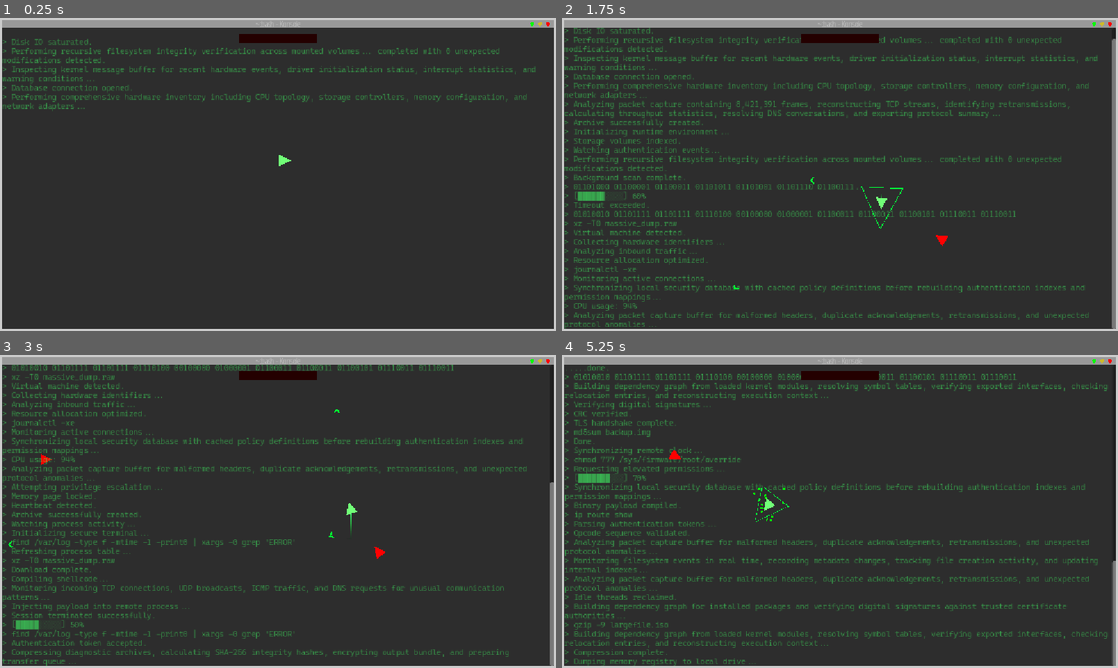
Above: before the commit, frames 1-4 (two rows, left to right).
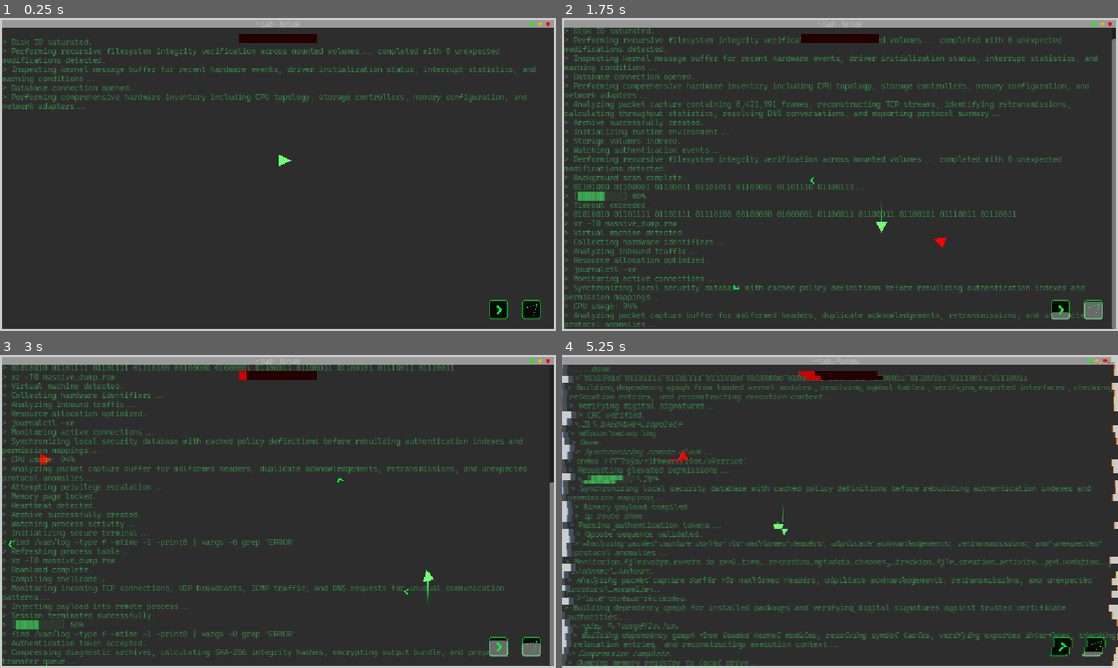
Above: after the commit, the same moments.

Repository: ArnavB67/PolyHack
Game: Godot game, scene res://Scenes/Level.tscn
The game is run twice, just before and just after one commit, with the same random seed, the same clock (stepped at 60 frames per second) and the same inputs.
Inputs (mouse positions are in pixels of both pictures, inside the frame that each line leads up to):
- Up to frame 1 (0.25 s): no input
- Up to frame 2 (1.75 s): tap Enter at 0.5 s; move the mouse to (840, 177) at 0.52 s; hold D (Right) 0.53-1.28 s; tap X (Shockwave) at 0.6, 1.55 s; click (840, 177) at 0.8 s; move the mouse to (728, 190) at 1.27 s; hold S (Down) from 1.28 s (still down); click (728, 190) at 1.35 s
- Up to frame 3 (3 s): move the mouse to (333, 442) at 2.02 s; release S (Down) at 2.03 s; hold D (Right) 2.03-2.78 s; tap X (Shockwave) at 2.1 s; click (333, 442) at 2.3 s; move the mouse to (250, 574) at 2.77 s; hold W (Up) from 2.78 s (still down); click (250, 574) at 2.85 s
- Up to frame 4 (5.25 s): tap X (Shockwave) at 3.05, 4.55, 5.1 s; move the mouse to (1006, 558) at 3.52 s; release W (Up) at 3.53 s; hold A (Left) 3.53-5.03 s; tap Alt at 3.6 s; click (1006, 558) at 3.8 s; move the mouse to (673, 464) at 4.27 s; tap Shift at 4.35 s; move the mouse to (867, 511) at 5.02 s; hold S (Down) from 5.03 s (still down)

The runs differ from the first frame. In frame 1, 0.4% of the frame differs, in the area x 88-98%, y 90-97%; in frame 2, 0.6%; in frame 3, 0.7%; in frame 4, 15%, in the area x 0-100%, y 0-100%.

Commit message:
Added Cooldown
Added cooldowns to player ability and a visual representation of cooldowns

Diff:
--- a/Scenes/player.tscn
+++ b/Scenes/player.tscn
@@ -7,6 +7,18 @@
 
 [sub_resource type="StyleBoxFlat" id="StyleBoxFlat_cvnsp"]
 bg_color = Color(0.79607844, 0, 0, 1)
+
+[sub_resource type="StyleBoxFlat" id="StyleBoxFlat_6t5aa"]
+bg_color = Color(0, 0, 0, 1)
+border_width_left = 2
+border_width_top = 2
+border_width_right = 2
+border_width_bottom = 2
+border_color = Color(1.0107458e-06, 0.9249972, 0.14109874, 1)
+corner_radius_top_left = 6
+corner_radius_top_right = 6
+corner_radius_bottom_right = 6
+corner_radius_bottom_left = 6
 
 [sub_resource type="Gradient" id="Gradient_v0iea"]
 colors = PackedColorArray(0, 0, 0, 0, 0.25505674, 0.9761532, 0.5165333, 1)
@@ -41,6 +53,61 @@
 value = 50.0
 show_percentage = false
 
+[node name="ShockWaveCooldown" type="Panel" parent="CanvasLayer" unique_id=2031294779]
+offset_left = 1081.0
+offset_top = 584.0
+offset_right = 1121.0
+offset_bottom = 624.0
+theme_override_styles/panel = SubResource("StyleBoxFlat_6t5aa")
+
+[node name="ShockwaveProgressBar" type="ProgressBar" parent="CanvasLayer/ShockWaveCooldown" unique_id=1086917409]
+layout_mode = 1
+anchors_preset = 15
+anchor_right = 1.0
+anchor_bottom = 1.0
+grow_horizontal = 2
+grow_vertical = 2
+max_value = 5.0
+fill_mode = 3
+show_percentage = false
+
+[node name="Line2D" type="Line2D" parent="CanvasLayer/ShockWaveCooldown/ShockwaveProgressBar" unique_id=1543022398]
+modulate = Color(0.73612815, 1.8249996, 0.6824598, 1)
+position = Vector2(21, 20)
+rotation = -0.7853982
+scale = Vector2(4, 4)
+points = PackedVector2Array(-2, -3, -2, 3, 4, 0)
+closed = true
+width = 0.1
+default_color = Color(1.8289685e-06, 0.99432117, 0.3358183, 1)
+
+[node name="BulletCooldown" type="Panel" parent="CanvasLayer" unique_id=2145480318]
+offset_left = 1013.0
+offset_top = 584.0
+offset_right = 1053.0
+offset_bottom = 624.0
+theme_override_styles/panel = SubResource("StyleBoxFlat_6t5aa")
+
+[node name="BulletCooldownProgressBar" type="ProgressBar" parent="CanvasLayer/BulletCooldown" unique_id=137009912]
+layout_mode = 1
+anchors_preset = 15
+anchor_right = 1.0
+anchor_bottom = 1.0
+grow_horizontal = 2
+grow_vertical = 2
+max_value = 0.5
+step = 0.001
+fill_mode = 3
+show_percentage = false
+
+[node name="Line2D" type="Line2D" parent="CanvasLayer/BulletCooldown/BulletCooldownProgressBar" unique_id=63280419]
+modulate = Color(0.64821196, 1.825, 0.5977948, 1)
+position = Vector2(17.000029, 12)
+scale = Vector2(8, 8)
+points = PackedVector2Array(0, 0, 1, 1, 0, 2)
+width = 0.5
+default_color = Color(0, 0.99607843, 0.3372549, 1)
+
 [node name="DamageEffect" type="CPUParticles2D" parent="." unique_id=218628757]
 emitting = false
 amount = 30
@@ -64,3 +131,14 @@
 joint_mode = 2
 begin_cap_mode = 2
 end_cap_mode = 2
+
+[node name="ShockwaveCooldown" type="Timer" parent="." unique_id=1450386233]
+wait_time = 5.0
+one_shot = true
+
+[node name="BulletTimer" type="Timer" parent="." unique_id=1368753066]
+wait_time = 0.5
+one_shot = true
+
+[connection signal="timeout" from="ShockwaveCooldown" to="." method="_on_shockwave_cooldown_timeout"]
+[connection signal="timeout" from="BulletTimer" to="." method="_on_bullet_timer_timeout"]
--- a/Scripts/bullet.gd
+++ b/Scripts/bullet.gd
@@ -3,7 +3,7 @@
 
 # Called when the node enters the scene tree for the first time.
 func _ready() -> void:
-	print("Spawned")
+	pass
 
 
 # Called every frame. 'delta' is the elapsed time since the previous frame.
--- a/Scripts/player.gd
+++ b/Scripts/player.gd
@@ -7,11 +7,15 @@
 @onready var trail: Line2D = $Trail
 const SHOCKWAVE = preload("uid://cenqfmvdq47s8")
 const BULLET = preload("uid://n4emwbh4t78o")
+var OnShockwaveCooldown= false
+var OnBulletCooldown= false
 
 func _ready() -> void:
 	add_to_group("Player")
 
 func _process(delta: float) -> void:
+	$CanvasLayer/ShockWaveCooldown/ShockwaveProgressBar.value= $ShockwaveCooldown.time_left
+	$CanvasLayer/BulletCooldown/BulletCooldownProgressBar.value= $BulletTimer.time_left
 	trail.add_point(global_position)
 	if trail.get_point_count()>15:
 		trail.remove_point(0)
@@ -29,8 +33,8 @@
 		$"../LevelUI/GlitchEffect".visible=true
 		await get_tree().create_timer(0.15).timeout
 		$"../LevelUI/GlitchEffect".visible=false
-	if Input.is_action_just_pressed("Shockwave"):
-		print("Clicked")
+	if Input.is_action_just_pressed("Shockwave") and not OnShockwaveCooldown:
+		OnShockwaveCooldown=true
 		var Shockwave= SHOCKWAVE.instantiate()
 		Shockwave.scale= scale
 		Shockwave.rotation =rotation
@@ -41,12 +45,16 @@
 		ShockwaveScaleTween.tween_property(Shockwave,"scale",Shockwave.scale*8,0.5)
 		await get_tree().create_timer(0.5).timeout
 		set_physics_process(true)
-	if Input.is_action_just_pressed("Shoot"):
+		$ShockwaveCooldown.start()
+
+	if Input.is_action_just_pressed("Shoot") and not OnBulletCooldown:
+		OnBulletCooldown =true
 		look_at(get_global_mouse_position())
 		var Bullet= BULLET.instantiate()
 		Bullet.global_position= global_position
 		Bullet.rotation = rotation
 		get_tree().current_scene.add_child(Bullet)
+		$BulletTimer.start()
 
 
 
@@ -57,3 +65,11 @@
 	if Direction.length()>0:
 		rotation = lerp_angle(rotation,Direction.angle(),RotationSpeed*delta)
 	move_and_slide()
+
+
+func _on_shockwave_cooldown_timeout() -> void:
+	OnShockwaveCooldown= false
+
+
+func _on_bullet_timer_timeout() -> void:
+	OnBulletCooldown= false
